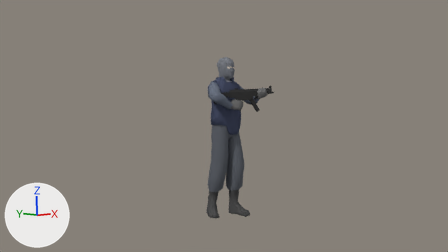
Before and after pictures for a commit that changed the Blender file Assets/Sprites/MainPlayer.blend.
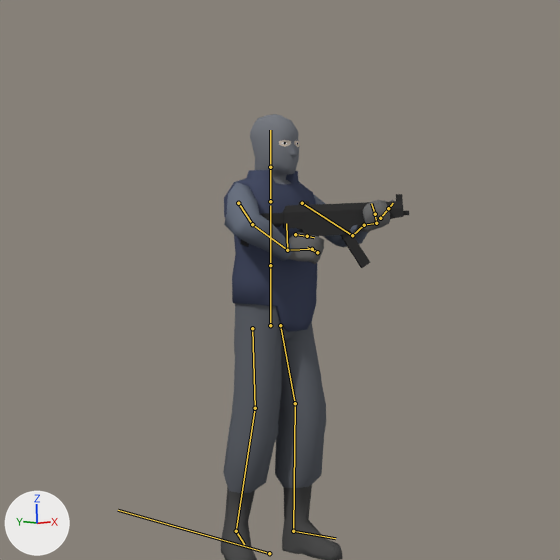
Each version is shown from the file's camera 'Camera', then close up on the part from 29% to 73% of the width and 7% to 86% of the height. The axes (+X, +Y, +Z) are drawn at lower left. The lights are the same throughout. The bones that bend it are drawn over the model as lines in the close-ups.

Names of what the first close-up shows: 'Body', 'Head', 'Limbs', 'MP5A3'.
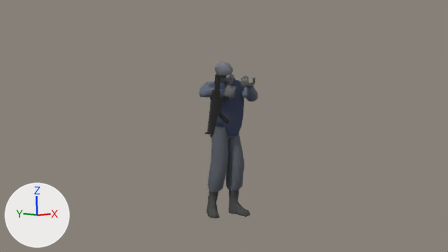
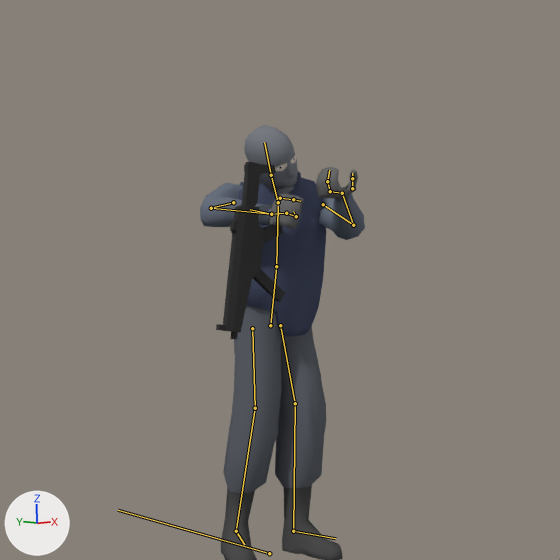
The newer file adds an action. The first version stands in its rest pose; the second is drawn at frame 1 of the action 'Idle'.

The change in detail:
Bone 'Body' (bone_body) turns from (0, 0, 0) to (-8, -4, 0) degrees about its own x, y and z.
Bone 'Torso' (bone_torso) turns from (0, 0, 0) to (7, -34, -4) degrees about its own x, y and z.
Bone 'Upperarm.l' (bone_upperarm_l) turns from (-43, -38, -9) to (-20, -37, -57) degrees about its own x, y and z.
Bone 'Forearm.l' (bone_forearm_l) turns from (-69, -51, -33) to (14, -46, -75) degrees about its own x, y and z.
Bone 'Palm.l' (bone_palm_l) turns from (34, -53, -26) to (-76, -73, 103) degrees about its own x, y and z.
Bone 'Upperarm.r' (bone_upperarm_r) turns from (-23, -35, 73) to (-4, -5, 66) degrees about its own x, y and z.
Bone 'Palm.r' (bone_palm_r) turns from (65, 33, 22) to (56, 64, -2) degrees about its own x, y and z.
Bone 'Weapon' (bone_weapon) turns from (-90, 11, -99) to (0, 0, 0) degrees about its own x, y and z.
Bone 'Neck' (bone_neck) turns from (0, 0, 0) to (-35, 17, -33) degrees about its own x, y and z.
Bone 'Head' (bone_head) turns from (0, 0, 0) to (3, 7, 6) degrees about its own x, y and z.

Location of each change, (x1, y1, x2, y2) in pixels of the close-ups (560 x 560 px):
'Limbs', posed: before (221, 182, 394, 560); after (200, 167, 365, 560)
'Body', posed: before (224, 170, 317, 332); after (231, 171, 326, 337)
'MP5A3', posed (59% narrower, 137% taller): before (240, 194, 409, 268); after (216, 162, 285, 339)
'Head', posed (10% wider): before (250, 114, 299, 184); after (244, 125, 298, 196)
bone 'Body', root to tip: before (270, 325) to (270, 265); after (270, 325) to (276, 266)
bone 'Torso', root to tip: before (270, 265) to (270, 205); after (276, 266) to (278, 206)
bone 'Upperarm.l', root to tip: before (302, 203) to (352, 235); after (323, 204) to (353, 225)
bone 'Forearm.l', root to tip: before (352, 235) to (364, 225); after (353, 225) to (342, 193)
bone 'Palm.l', root to tip: before (364, 225) to (376, 223); after (342, 193) to (330, 191)
bone 'Upperarm.r', root to tip: before (238, 203) to (252, 224); after (233, 202) to (211, 208)
bone 'Palm.r', root to tip: before (287, 250) to (312, 249); after (271, 214) to (286, 213)
bone 'Weapon', root to tip: before (287, 250) to (286, 223); after (271, 214) to (250, 209)
bone 'Neck', root to tip: before (270, 201) to (270, 167); after (278, 202) to (271, 175)
bone 'Head', root to tip: before (270, 167) to (270, 130); after (271, 175) to (264, 142)
